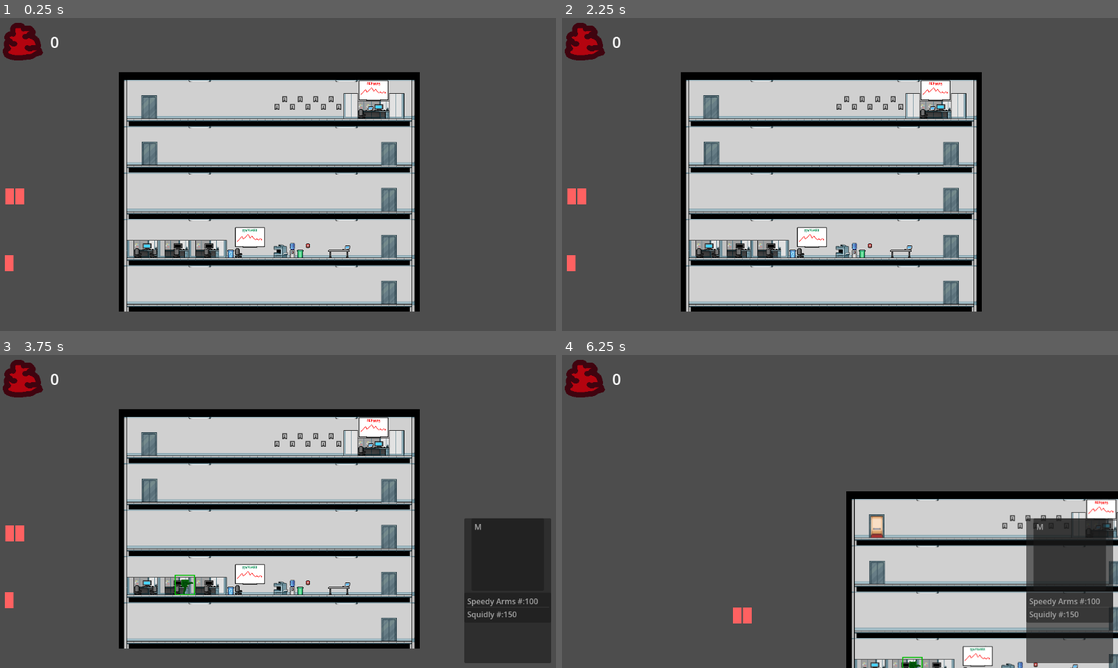
Above: before the commit, frames 1-4 (two rows, left to right).
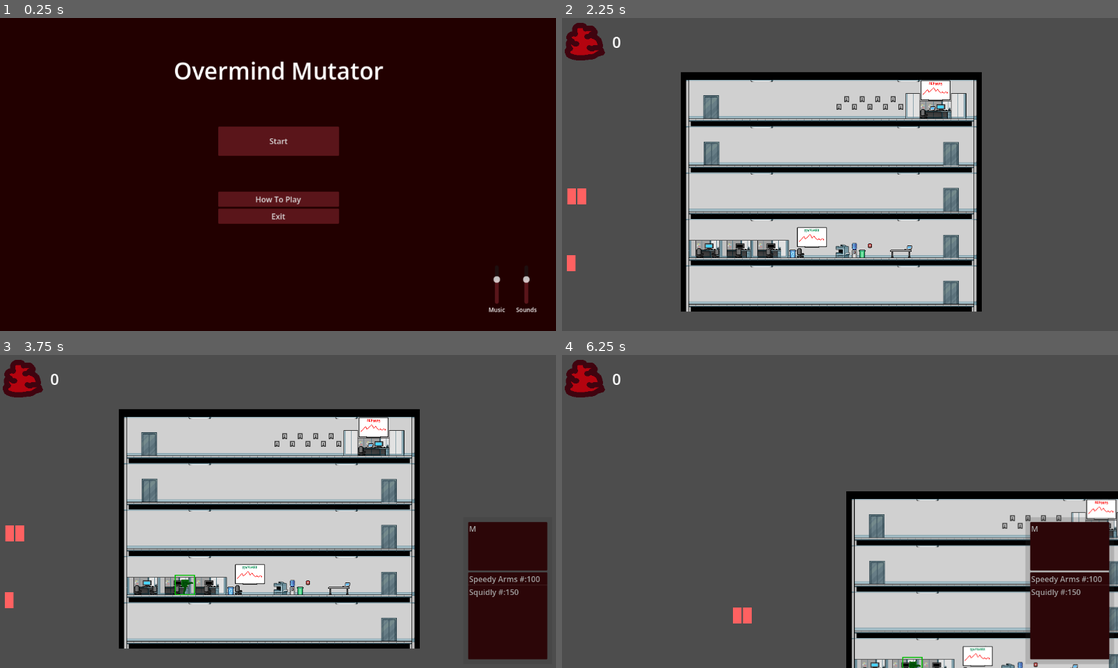
Above: after the commit, the same moments.

Repository: Lambosaurus/wildjam-mutation
Game: Godot game, scene res://ui/start_screen.tscn
The game is run twice, just before and just after one commit, with the same random seed, the same clock (stepped at 60 frames per second) and the same inputs. Before the commit the project starts from res://main/main.tscn.
Inputs (mouse positions are in pixels of both pictures, inside the frame that each line leads up to):
- Up to frame 1 (0.25 s): no input
- Up to frame 2 (2.25 s): click (840, 199) at 0.5 s, where only the run after the commit has a clickable "How To Play"; click (840, 199) at 1.25 s, where only the run after the commit has a clickable "Back"; click (840, 140) at 2 s, where only the run after the commit has a clickable "Start"
- Up to frame 3 (3.75 s): tap Enter at 2.75 s; drag from (22, 533) to (389, 630) at 2.77 s; drag from (177, 583) to (389, 630) at 3.52 s
- Up to frame 4 (6.25 s): tap Space at 4.25 s; move the mouse to (573, 533) at 4.27 s; hold A (left) 4.28-5 s; hold 1 (swap_arms) 4.28-5 s; click (573, 533) at 4.42 s; tap W (up) at 4.55, 5.85, 6.02 s; drag from (967, 627) to (1106, 517) at 5.02 s; tap Enter at 5.75 s; move the mouse to (1006, 558) at 5.77 s; hold D (right) from 5.78 s (still down)

The runs differ from the first frame. In frame 1, 100% of the frame differs, in the area x 0-100%, y 0-100%; in frame 2, nothing differs; in frame 3, 6.9%; in frame 4, 6.8%.

Commit message:
Added UI Polish - Added game music - Added start screen - Added pause menu - Added sound control

Diff:
--- a/main/main.gd
+++ b/main/main.gd
@@ -4,18 +4,16 @@
 @export_group("Camera")
 @export var camera_speed = 20
 
+var pause_menu = preload("res://ui/pause_menu.tscn")
+
 func _ready():
 	$GUILayer/MainGUI.mutation_service = mutation_service
 
 func _process(delta):
-	if (Input.is_action_pressed("swap_arms")):
-		var mutation = mutation_service.get_random_mutation()
-		for selected in SelectionManager.get_selected_nodes():
-			if not is_instance_valid(selected):
-				continue
-			var action_target = selected.action_target
-			if action_target is Mutant:
-				action_target.mutate(mutation)
+	if (Input.is_key_pressed(KEY_ESCAPE)):
+		$GUILayer.add_child(pause_menu.instantiate())
+
+
 	update_camera()
 
 func update_camera():
--- a/main/main.tscn
+++ b/main/main.tscn
@@ -9,6 +9,8 @@
 [ext_resource type="PackedScene" uid="uid://etva80dwgv3l" path="res://ui/main_gui.tscn" id="9_grrlh"]
 [ext_resource type="PackedScene" uid="uid://di2lvp77xng0n" path="res://building/building_tiles.tscn" id="10_0i4oc"]
 [ext_resource type="PackedScene" uid="uid://dcejudxtfvrn8" path="res://building/components/transporter/elevator/pixel_floor_stop.tscn" id="10_bsumw"]
+[ext_resource type="AudioStream" uid="uid://dewwsqoym7xe4" path="res://sounds/music/mutation_less_strings.mp3" id="10_fwcvl"]
+[ext_resource type="Script" uid="uid://bi1k76fl1ws63" path="res://sounds/game_music.gd" id="11_bsumw"]
 
 [node name="Main" type="Node2D" unique_id=634852315]
 script = ExtResource("1_3wy1v")
@@ -91,3 +93,11 @@
 [node name="CanvasModulate" type="CanvasModulate" parent="." unique_id=907911038]
 position = Vector2(-240, 103)
 color = Color(0, 0, 0, 1)
+
+[node name="GameMusic" type="AudioStreamPlayer" parent="." unique_id=1108747800]
+process_mode = 3
+stream = ExtResource("10_fwcvl")
+volume_db = -10.0
+autoplay = true
+script = ExtResource("11_bsumw")
+metadata/_custom_type_script = "uid://bi1k76fl1ws63"
--- /dev/null
+++ b/main/settings.gd
@@ -0,0 +1,10 @@
+extends Node
+
+@export var sound_level = -10.0
+@export var music_level = -10.0
+
+signal setting_changed(setting: String, value: Variant)
+
+func set_setting(setting: String, value: Variant):
+	set(setting, value)
+	setting_changed.emit(setting, value)
--- a/project.godot
+++ b/project.godot
@@ -11,7 +11,7 @@
 [application]
 
 config/name="wildjam-mutation"
-run/main_scene="uid://beqpfrifbxeep"
+run/main_scene="uid://dx5rq1rerbqtm"
 config/features=PackedStringArray("4.6", "Forward Plus")
 config/icon="res://icon.svg"
 
@@ -19,6 +19,7 @@
 
 SelectionManager="*uid://bacn8n7bv1hdo"
 GameState="*uid://kxl2fiept4rn"
+Settings="*uid://d2nf7voaa0xyu"
 
 [display]
 
@@ -26,6 +27,10 @@
 window/size/borderless=true
 window/stretch/mode="viewport"
 window/stretch/aspect="expand"
+
+[gui]
+
+theme/custom="uid://dymlxvs3t55s2"
 
 [input]
 
--- /dev/null
+++ b/sounds/game_music.gd
@@ -0,0 +1,11 @@
+class_name GameMusic
+extends AudioStreamPlayer
+
+func _ready():
+	update_volume("music_level", Settings.music_level)
+	Settings.setting_changed.connect(update_volume)
+
+func update_volume(setting: String, value: float):
+	if setting != "music_level": return
+
+	volume_db = value
--- /dev/null
+++ b/sounds/game_music.tscn
@@ -0,0 +1,6 @@
+[gd_scene format=3 uid="uid://sjgys4xphcdh"]
+
+[ext_resource type="Script" uid="uid://bi1k76fl1ws63" path="res://sounds/game_music.gd" id="1_nk3go"]
+
+[node name="GameMusic" type="AudioStreamPlayer" unique_id=770007865]
+script = ExtResource("1_nk3go")
--- /dev/null
+++ b/sounds/game_sound.gd
@@ -0,0 +1,11 @@
+class_name GameSound
+extends AudioStreamPlayer2D
+
+func _ready():
+	update_volume("sound_level", Settings.sound_level)
+	Settings.setting_changed.connect(update_volume)
+
+func update_volume(setting: String, value: float):
+	if setting != "sound_level": return
+
+	volume_db = value
--- /dev/null
+++ b/ui/button_style.tres
@@ -0,0 +1,12 @@
+[gd_resource type="StyleBoxFlat" format=3 uid="uid://bci0m1hfi20q2"]
+
+[resource]
+content_margin_left = 4.0
+content_margin_top = 4.0
+content_margin_right = 4.0
+content_margin_bottom = 4.0
+bg_color = Color(0.3529412, 0.08235294, 0.101960786, 1)
+corner_radius_top_left = 2
+corner_radius_top_right = 2
+corner_radius_bottom_right = 2
+corner_radius_bottom_left = 2
--- a/ui/main_gui.gd
+++ b/ui/main_gui.gd
@@ -9,7 +9,7 @@
 
 	add_mutations_to_list()
 
-func _process(delta):
+func _process(_delta):
 	update_biomass()
 	update_selection()
 
--- a/ui/main_gui.tscn
+++ b/ui/main_gui.tscn
@@ -57,9 +57,8 @@
 layout_mode = 2
 
 [node name="SelectedCreatures" type="ItemList" parent="SelectPanel/SelectionContainer" unique_id=1997808499]
-custom_minimum_size = Vector2(150, 150)
+custom_minimum_size = Vector2(0, 100)
 layout_mode = 2
-size_flags_horizontal = 4
 size_flags_vertical = 4
 select_mode = 1
 auto_width = true
@@ -70,6 +69,7 @@
 
 [node name="Mutations" type="ItemList" parent="SelectPanel/SelectionContainer" unique_id=538569208]
 layout_mode = 2
+size_flags_vertical = 3
 allow_reselect = true
 auto_height = true
 
--- /dev/null
+++ b/ui/main_theme.tres
@@ -0,0 +1,34 @@
+[gd_resource type="Theme" format=3 uid="uid://dymlxvs3t55s2"]
+
+[ext_resource type="StyleBox" uid="uid://bci0m1hfi20q2" path="res://ui/button_style.tres" id="1_g1fjd"]
+
+[sub_resource type="StyleBoxFlat" id="StyleBoxFlat_g1fjd"]
+bg_color = Color(0.17254902, 0.023529412, 0.03137255, 1)
+corner_radius_top_left = 2
+corner_radius_top_right = 2
+corner_radius_bottom_right = 2
+corner_radius_bottom_left = 2
+
+[sub_resource type="StyleBoxFlat" id="StyleBoxFlat_6tukj"]
+content_margin_left = 8.0
+content_margin_top = 8.0
+content_margin_right = 8.0
+content_margin_bottom = 8.0
+bg_color = Color(0.2, 0.2, 0.2, 0.2)
+expand_margin_left = 2.0
+expand_margin_top = 2.0
+expand_margin_right = 2.0
+expand_margin_bottom = 2.0
+
+[sub_resource type="StyleBoxFlat" id="StyleBoxFlat_3xb56"]
+bg_color = Color(0.3529412, 0.08235294, 0.101960786, 1)
+corner_radius_top_left = 16
+corner_radius_top_right = 16
+corner_radius_bottom_right = 16
+corner_radius_bottom_left = 16
+
+[resource]
+Button/styles/normal = ExtResource("1_g1fjd")
+ItemList/styles/panel = SubResource("StyleBoxFlat_g1fjd")
+PanelContainer/styles/panel = SubResource("StyleBoxFlat_6tukj")
+VSlider/styles/grabber_area = SubResource("StyleBoxFlat_3xb56")
--- /dev/null
+++ b/ui/pause_menu.gd
@@ -0,0 +1,24 @@
+extends Control
+
+var main_menu = preload("res://ui/start_screen.tscn")
+
+func _ready():
+	get_tree().paused = true
+
+func resume():
+	get_tree().paused = false
+	queue_free()
+
+func _on_resume_button_pressed():
+	resume()
+
+func _on_quit_button_pressed():
+	get_tree().change_scene_to_packed(main_menu)
+
+func _on_exit_button_pressed():
+	get_tree().quit()
+
+
+func _on_gui_input(event):
+	if event is InputEventKey and Input.is_key_pressed(KEY_ESCAPE):
+		resume()
--- /dev/null
+++ b/ui/pause_menu.tscn
@@ -0,0 +1,66 @@
+[gd_scene format=3 uid="uid://rgaqgliwlkml"]
+
+[ext_resource type="PackedScene" uid="uid://qp7t5gowdswy" path="res://ui/sound_control.tscn" id="1_50142"]
+[ext_resource type="Script" uid="uid://bagbuqaxpdqwd" path="res://ui/pause_menu.gd" id="1_ejwgg"]
+
+[node name="PauseMenu" type="Control" unique_id=1344403269]
+process_mode = 3
+z_index = 15
+z_as_relative = false
+y_sort_enabled = true
+layout_mode = 3
+anchors_preset = 15
+anchor_right = 1.0
+anchor_bottom = 1.0
+grow_horizontal = 2
+grow_vertical = 2
+script = ExtResource("1_ejwgg")
+
+[node name="ColorRect" type="ColorRect" parent="." unique_id=848601943]
+layout_mode = 1
+anchors_preset = 15
+anchor_right = 1.0
+anchor_bottom = 1.0
+offset_left = 1.0
+offset_right = 1.0
+grow_horizontal = 2
+grow_vertical = 2
+color = Color(0.008202022, 0.008202025, 0.008202025, 0.5058824)
+
+[node name="CenterContainer" type="CenterContainer" parent="." unique_id=1945224078]
+layout_mode = 1
+anchors_preset = 15
+anchor_right = 1.0
+anchor_bottom = 1.0
+grow_horizontal = 2
+grow_vertical = 2
+
+[node name="VBoxContainer" type="VBoxContainer" parent="CenterContainer" unique_id=517388385]
+custom_minimum_size = Vector2(150, 150)
+layout_mode = 2
+
+[node name="ResumeButton" type="Button" parent="CenterContainer/VBoxContainer" unique_id=1216271518]
+custom_minimum_size = Vector2(0, 50)
+layout_mode = 2
+size_flags_vertical = 2
+text = "Resume"
+
+[node name="QuitButton" type="Button" parent="CenterContainer/VBoxContainer" unique_id=1528743169]
+layout_mode = 2
+text = "Quit to Menu"
+
+[node name="ExitButton" type="Button" parent="CenterContainer/VBoxContainer" unique_id=1458956308]
+layout_mode = 2
+text = "Exit"
+
+[node name="SoundControl" parent="." unique_id=829974932 instance=ExtResource("1_50142")]
+layout_mode = 1
+offset_left = 484.0
+offset_top = 248.0
+offset_right = 484.0
+offset_bottom = 248.0
+
+[connection signal="gui_input" from="." to="." method="_on_gui_input"]
+[connection signal="pressed" from="CenterContainer/VBoxContainer/ResumeButton" to="." method="_on_resume_button_pressed"]
+[connection signal="pressed" from="CenterContainer/VBoxContainer/QuitButton" to="." method="_on_quit_button_pressed"]
+[connection signal="pressed" from="CenterContainer/VBoxContainer/ExitButton" to="." method="_on_exit_button_pressed"]
--- /dev/null
+++ b/ui/sound_control.gd
@@ -0,0 +1,15 @@
+extends Control
+
+@onready var music_slider = $HBoxContainer/MusicBox/MusicSlider as VSlider
+@onready var sound_slider = $HBoxContainer/SoundBox/SoundsSlider as VSlider
+
+func _ready():
+	music_slider.value = Settings.music_level
+	sound_slider.value = Settings.sound_level
+
+func _on_music_slider_drag_ended(value_changed):
+	Settings.set_setting("music_level", music_slider.value)
+
+
+func _on_sounds_slider_drag_ended(value_changed):
+	Settings.set_setting("sound_level", sound_slider.value)
--- /dev/null
+++ b/ui/sound_control.tscn
@@ -0,0 +1,74 @@
+[gd_scene format=3 uid="uid://qp7t5gowdswy"]
+
+[ext_resource type="Script" uid="uid://b5ho307efbig4" path="res://ui/sound_control.gd" id="1_aan8n"]
+
+[sub_resource type="LabelSettings" id="LabelSettings_5hfm7"]
+font_size = 12
+
+[sub_resource type="LabelSettings" id="LabelSettings_k52fa"]
+font_size = 12
+
+[node name="SoundControl" type="Control" unique_id=829974932]
+layout_mode = 3
+anchors_preset = 8
+anchor_left = 0.5
+anchor_top = 0.5
+anchor_right = 0.5
+anchor_bottom = 0.5
+grow_horizontal = 2
+grow_vertical = 2
+script = ExtResource("1_aan8n")
+
+[node name="HBoxContainer" type="HBoxContainer" parent="." unique_id=985691573]
+custom_minimum_size = Vector2(100, 100)
+layout_mode = 1
+anchors_preset = 8
+anchor_left = 0.5
+anchor_top = 0.5
+anchor_right = 0.5
+anchor_bottom = 0.5
+offset_left = -20.0
+offset_top = -20.0
+offset_right = 20.0
+offset_bottom = 20.0
+grow_horizontal = 2
+grow_vertical = 2
+
+[node name="MusicBox" type="VBoxContainer" parent="HBoxContainer" unique_id=907972173]
+layout_mode = 2
+size_flags_horizontal = 2
+
+[node name="MusicSlider" type="VSlider" parent="HBoxContainer/MusicBox" unique_id=199985880]
+layout_mode = 2
+size_flags_horizontal = 4
+size_flags_vertical = 3
+min_value = -50.0
+max_value = 10.0
+step = 0.5
+value = -10.0
+
+[node name="Label" type="Label" parent="HBoxContainer/MusicBox" unique_id=688205226]
+layout_mode = 2
+text = "Music"
+label_settings = SubResource("LabelSettings_5hfm7")
+
+[node name="SoundBox" type="VBoxContainer" parent="HBoxContainer" unique_id=120400636]
+layout_mode = 2
+size_flags_horizontal = 10
+
+[node name="SoundsSlider" type="VSlider" parent="HBoxContainer/SoundBox" unique_id=45971439]
+layout_mode = 2
+size_flags_horizontal = 4
+size_flags_vertical = 3
+min_value = -50.0
+max_value = 10.0
+step = 0.5
+value = -10.0
+
+[node name="Label" type="Label" parent="HBoxContainer/SoundBox" unique_id=1273267139]
+layout_mode = 2
+text = "Sounds"
+label_settings = SubResource("LabelSettings_k52fa")
+
+[connection signal="drag_ended" from="HBoxContainer/MusicBox/MusicSlider" to="." method="_on_music_slider_drag_ended"]
+[connection signal="drag_ended" from="HBoxContainer/SoundBox/SoundsSlider" to="." method="_on_sounds_slider_drag_ended"]
--- /dev/null
+++ b/ui/start_screen.gd
@@ -0,0 +1,20 @@
+extends Control
+
+var game_scene: PackedScene = preload("res://main/main.tscn")
+
+@onready var help_screen = $HelpScreen
+
+func _on_start_button_pressed():
+	get_tree().change_scene_to_packed(game_scene)
+
+func _on_how_to_play_button_pressed():
+	toggle_help_screen()
+
+func _on_exit_button_pressed():
+	get_tree().quit()
+
+func toggle_help_screen():
+	help_screen.visible = !help_screen.visible
+
+func _on_back_button_pressed():
+	toggle_help_screen()
--- a/ui/start_screen.tscn
+++ b/ui/start_screen.tscn
@@ -1,3 +1,151 @@
 [gd_scene format=3 uid="uid://dx5rq1rerbqtm"]
 
-[node name="StartScreen" type="Node2D" unique_id=481558750]
+[ext_resource type="Script" uid="uid://boawedghikwbs" path="res://ui/start_screen.gd" id="1_50anp"]
+[ext_resource type="AudioStream" uid="uid://cnbdqpi3t5a8j" path="res://sounds/music/mutation_only_bass.mp3" id="2_nledq"]
+[ext_resource type="Script" uid="uid://bi1k76fl1ws63" path="res://sounds/game_music.gd" id="3_nledq"]
+[ext_resource type="PackedScene" uid="uid://qp7t5gowdswy" path="res://ui/sound_control.tscn" id="4_igmpp"]
+
+[sub_resource type="LabelSettings" id="LabelSettings_a8ycg"]
+font_size = 48
+
+[node name="StartScreen" type="Control" unique_id=1958981103]
+layout_mode = 3
+anchors_preset = 15
+anchor_right = 1.0
+anchor_bottom = 1.0
+grow_horizontal = 2
+grow_vertical = 2
+scale = Vector2(1.0023031, 1.0044096)
+script = ExtResource("1_50anp")
+
+[node name="StartMusic" type="AudioStreamPlayer" parent="." unique_id=1726121943]
+stream = ExtResource("2_nledq")
+volume_db = -10.0
+autoplay = true
+script = ExtResource("3_nledq")
+metadata/_custom_type_script = "uid://bi1k76fl1ws63"
+
+[node name="BG" type="ColorRect" parent="." unique_id=771778501]
+layout_mode = 1
+anchors_preset = 15
+anchor_right = 1.0
+anchor_bottom = 1.0
+grow_horizontal = 2
+grow_vertical = 2
+color = Color(0.1334157, 0.0025134766, 0.0024999082, 1)
+
+[node name="Control" type="Control" parent="." unique_id=288603600]
+layout_mode = 1
+anchors_preset = 15
+anchor_right = 1.0
+anchor_bottom = 1.0
+grow_horizontal = 2
+grow_vertical = 2
+
+[node name="CenterContainer" type="CenterContainer" parent="Control" unique_id=494216818]
+layout_mode = 1
+anchors_preset = 8
+anchor_left = 0.5
+anchor_top = 0.5
+anchor_right = 0.5
+anchor_bottom = 0.5
+offset_left = -125.0
+offset_top = -100.0
+offset_right = 125.0
+offset_bottom = 100.0
+grow_horizontal = 2
+grow_vertical = 2
+
+[node name="VBoxContainer" type="VBoxContainer" parent="Control/CenterContainer" unique_id=1303026360]
+custom_minimum_size = Vector2(250, 200)
+layout_mode = 2
+alignment = 1
+
+[node name="StartButton" type="Button" parent="Control/CenterContainer/VBoxContainer" unique_id=889389348]
+custom_minimum_size = Vector2(0, 60)
+layout_mode = 2
+size_flags_vertical = 2
+text = "Start"
+
+[node name="HowToPlayButton" type="Button" parent="Control/CenterContainer/VBoxContainer" unique_id=454395306]
+layout_mode = 2
+text = "How To Play"
+
+[node name="ExitButton" type="Button" parent="Control/CenterContainer/VBoxContainer" unique_id=744270856]
+layout_mode = 2
+text = "Exit"
+
+[node name="Label" type="Label" parent="Control" unique_id=300647322]
+layout_mode = 1
+anchors_preset = 5
+anchor_left = 0.5
+anchor_right = 0.5
+offset_left = -217.0
+offset_top = 75.0
+offset_right = 217.0
+offset_bottom = 142.0
+grow_horizontal = 2
+text = "Overmind Mutator"
+label_settings = SubResource("LabelSettings_a8ycg")
+
+[node name="SoundControl" parent="." unique_id=829974932 instance=ExtResource("4_igmpp")]
+layout_mode = 1
+anchors_preset = 3
+anchor_left = 1.0
+anchor_top = 1.0
+anchor_right = 1.0
+anchor_bottom = 1.0
+offset_left = -92.0
+offset_top = -88.0
+offset_right = -92.0
+offset_bottom = -88.0
+grow_horizontal = 0
+grow_vertical = 0
+
+[node name="HelpScreen" type="Control" parent="." unique_id=2111909076]
+visible = false
+layout_mode = 1
+anchors_preset = 15
+anchor_right = 1.0
+anchor_bottom = 1.0
+grow_horizontal = 2
+grow_vertical = 2
+
+[node name="BG" type="ColorRect" parent="HelpScreen" unique_id=1940102654]
+layout_mode = 1
+anchors_preset = 15
+anchor_right = 1.0
+anchor_bottom = 1.0
+grow_horizontal = 2
+grow_vertical = 2
+color = Color(0.1334157, 0.0025134766, 0.0024999082, 1)
+
+[node name="CenterContainer" type="CenterContainer" parent="HelpScreen" unique_id=678632062]
+layout_mode = 1
+anchors_preset = 15
+anchor_right = 1.0
+anchor_bottom = 1.0
+grow_horizontal = 2
+grow_vertical = 2
+
+[node name="VBoxContainer" type="VBoxContainer" parent="HelpScreen/CenterContainer" unique_id=2023117723]
+layout_mode = 2
+
+[node name="RichTextLabel" type="RichTextLabel" parent="HelpScreen/CenterContainer/VBoxContainer" unique_id=852465308]
+custom_minimum_size = Vector2(400, 0)
+layout_mode = 2
+size_flags_vertical = 4
+text = "If you are seeing this, then I havent put any help or game description yet.
+
+You are on your own"
+fit_content = true
+
+[node name="BackButton" type="Button" parent="HelpScreen/CenterContainer/VBoxContainer" unique_id=1216452292]
+layout_mode = 2
+text = "Back
+"
+
+[connection signal="pressed" from="Control/CenterContainer/VBoxContainer/StartButton" to="." method="_on_start_button_pressed"]
+[connection signal="pressed" from="Control/CenterContainer/VBoxContainer/HowToPlayButton" to="." method="_on_how_to_play_button_pressed"]
+[connection signal="pressed" from="Control/CenterContainer/VBoxContainer/ExitButton" to="." method="_on_exit_button_pressed"]
+[connection signal="pressed" from="HelpScreen/CenterContainer/VBoxContainer/BackButton" to="." method="_on_back_button_pressed"]
Not shown, added: main/settings.gd.uid
Not shown, added: sounds/game_music.gd.uid
Not shown, added: sounds/game_sound.gd.uid
Not shown, added: sounds/music/mutation.mp3.import
Not shown, added: sounds/music/mutation_less_strings.mp3.import
Not shown, added: sounds/music/mutation_only_bass.mp3.import
Not shown, added: ui/pause_menu.gd.uid
Not shown, added: ui/sound_control.gd.uid
Not shown, added: ui/start_screen.gd.uid
Not shown, added: sounds/music/mutation.mp3
Not shown, added: sounds/music/mutation_less_strings.mp3
Not shown, added: sounds/music/mutation_only_bass.mp3
(and 1 more such lines)
